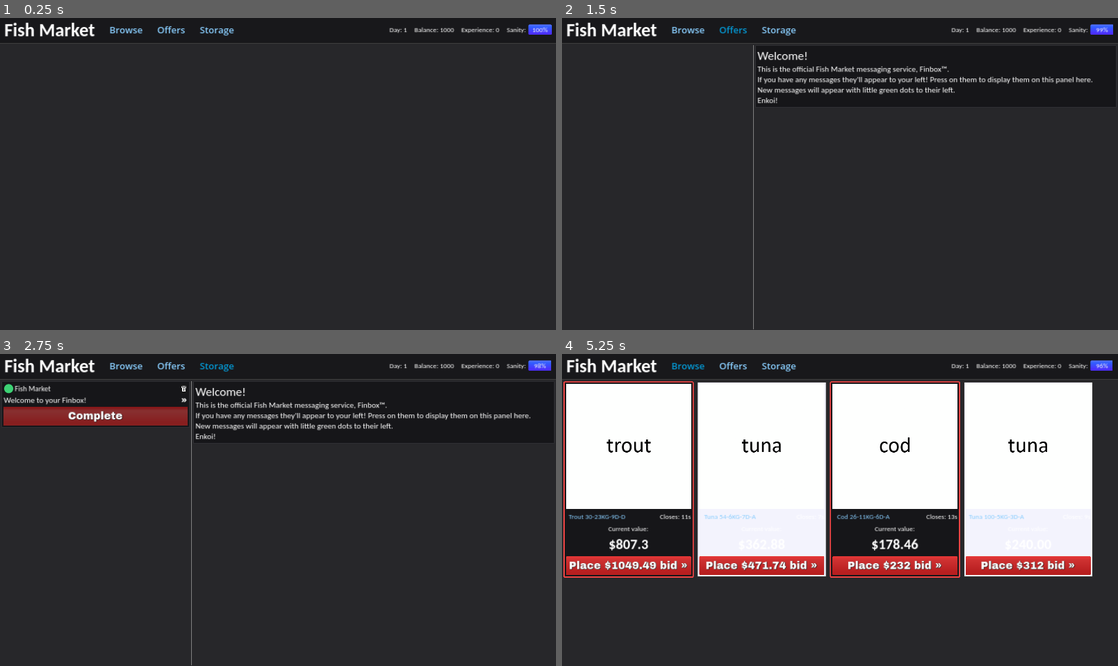
Above: before the commit, frames 1-4 (two rows, left to right).
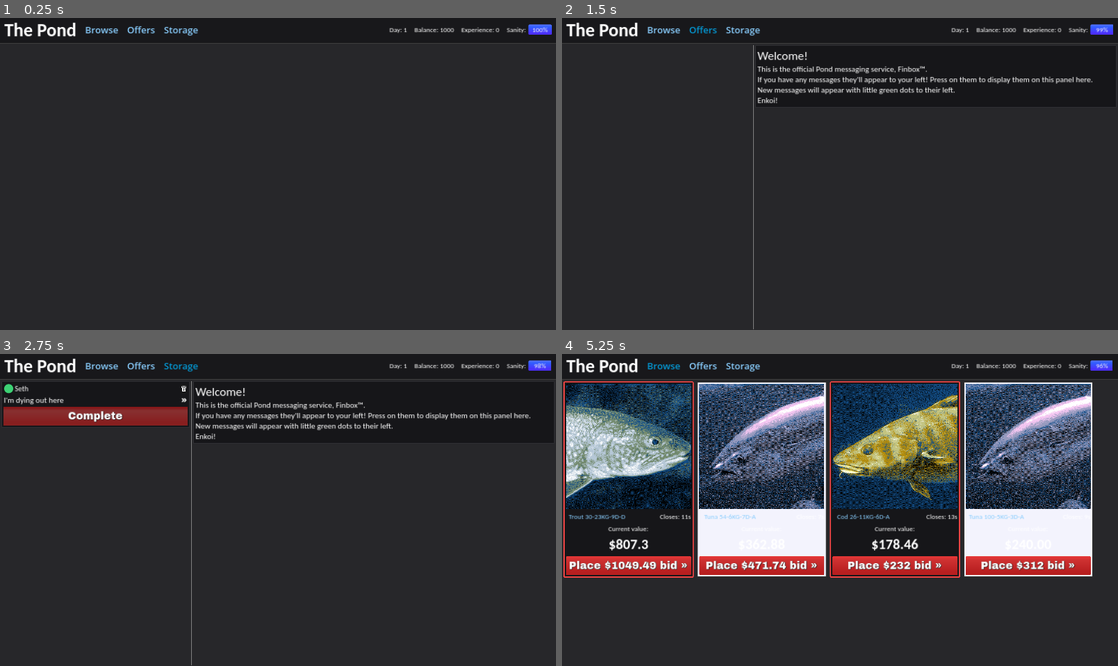
Above: after the commit, the same moments.

Repository: nirefi/fish
Game: Godot game, scene res://scenes/main.tscn
Same seed, same stepped clock (60 frames per second), same inputs: the game is played once before the commit and once after it.
Inputs (mouse positions are in pixels of both pictures, inside the frame that each line leads up to):
- Up to frame 1 (0.25 s): no input
- Up to frame 2 (1.5 s): click "Browse" at 0.5 s; click "Offers" at 1.25 s
- Up to frame 3 (2.75 s): click "Storage" at 2 s
- Up to frame 4 (5.25 s): click (745, 400) at 2.75 s; click (656, 416) at 3.52 s; click (745, 388) at 4.27 s; click "Browse" at 5 s

The runs differ from the first frame. In frame 1, 0.8% of the frame differs, in the area x 0-43%, y 1-7%; in frame 2, 1.1%; in frame 3, 1.3%; in frame 4, 36%, in the area x 0-96%, y 1-50%.

Commit message:
assets n scenes

Diff:
--- a/resources/offers/carter_offer.tres
+++ b/resources/offers/carter_offer.tres
@@ -6,7 +6,7 @@
 script = ExtResource("1_46ru3")
 sender = "Carter"
 intro = "My favourite fish is Thalassoma bifasciatum"
-details = "Unrelated, but can you get me a carp please? I don't care about any qualities. My blue wrasse craves dental. I'll give you $MONEY_REWARD."
+details = "Unrelated, but can you get me a carp please? I don't care about any specifics. My blue wrasse is a FIEND for  cleaning. I'll give you $MONEY_REWARD."
 requirement = "Carp"
 required_quality = 0
 required_size = 0
@@ -18,3 +18,4 @@
 money_reward = 525.5
 exp_reward = 50
 repeatable = false
+random_requirement = false
--- a/resources/offers/oldman_offer.tres
+++ b/resources/offers/oldman_offer.tres
@@ -16,7 +16,7 @@
 exp_requirement = 0
 rarity = 1.0
 has_requirements = true
-money_reward = 600.0
+money_reward = 500.0
 exp_reward = 30
-repeatable = true
+repeatable = false
 random_requirement = true
--- a/resources/offers/welcome_offer.tres
+++ /dev/null
@@ -1,25 +0,0 @@
-[gd_resource type="Resource" script_class="OfferBase" load_steps=2 format=3 uid="uid://dd6110l3jabtm"]
-
-[ext_resource type="Script" path="res://scripts/offer_base.gd" id="1_v3pgh"]
-
-[resource]
-script = ExtResource("1_v3pgh")
-sender = "Fish Market"
-intro = "Welcome to your Finbox!"
-details = "[font_size=42]Welcome![/font_size]
-This is the official Fish Market messaging service, Finbox™.
-If you have any messages they'll appear to your left! Press on them to display them on this panel here.
-New messages will appear with little green dots to their left.
-Enkoi!"
-requirement = ""
-required_quality = 0
-required_size = 0
-required_expiration = 0
-required_alive = false
-exp_requirement = 0
-rarity = 1.0
-has_requirements = false
-money_reward = 0.0
-exp_reward = 0
-repeatable = false
-random_requirement = false
--- a/scenes/complete_button.tscn
+++ /dev/null
@@ -1,48 +0,0 @@
-[gd_scene load_steps=5 format=3 uid="uid://dohr7hhj6jbxq"]
-
-[ext_resource type="Texture2D" uid="uid://b1xcid3xkabhb" path="res://styles/red_gradient.tres" id="1_2c1yp"]
-[ext_resource type="FontFile" uid="uid://t2hpkutmm130" path="res://assets/fonts/ArchivoBlack-Regular.ttf" id="2_rtswh"]
-
-[sub_resource type="StyleBoxFlat" id="StyleBoxFlat_raatd"]
-corner_radius_top_left = 4
-corner_radius_top_right = 4
-corner_radius_bottom_right = 4
-corner_radius_bottom_left = 4
-
-[sub_resource type="StyleBoxFlat" id="StyleBoxFlat_hytt6"]
-content_margin_left = 15.0
-content_margin_top = 10.0
-content_margin_right = 15.0
-content_margin_bottom = 10.0
-bg_color = Color(0, 0, 0, 0)
-
-[node name="CompleteButton" type="PanelContainer"]
-clip_children = 2
-custom_minimum_size = Vector2(0, 40)
-size_flags_horizontal = 3
-size_flags_vertical = 4
-theme_override_styles/panel = SubResource("StyleBoxFlat_raatd")
-
-[node name="TextureRect" type="TextureRect" parent="."]
-layout_mode = 2
-texture = ExtResource("1_2c1yp")
-expand_mode = 2
-
-[node name="CompleteLabel" type="Label" parent="."]
-custom_minimum_size = Vector2(200, 0)
-layout_mode = 2
-theme_override_colors/font_color = Color(1, 1, 1, 1)
-theme_override_colors/font_shadow_color = Color(0, 0, 0, 1)
-theme_override_fonts/font = ExtResource("2_rtswh")
-theme_override_font_sizes/font_size = 36
-text = "Complete"
-horizontal_alignment = 1
-
-[node name="CompleteButton" type="Button" parent="."]
-custom_minimum_size = Vector2(0, 65)
-layout_mode = 2
-mouse_default_cursor_shape = 2
-theme_override_colors/font_color = Color(1, 1, 1, 1)
-theme_override_fonts/font = ExtResource("2_rtswh")
-theme_override_font_sizes/font_size = 32
-theme_override_styles/normal = SubResource("StyleBoxFlat_hytt6")
--- /dev/null
+++ b/scenes/info_popout.tscn
@@ -0,0 +1,80 @@
+[gd_scene load_steps=6 format=3 uid="uid://cy61s0ll4188o"]
+
+[ext_resource type="LabelSettings" uid="uid://dnauixj4kauah" path="res://styles/default_label.tres" id="1_eowaw"]
+[ext_resource type="Texture2D" uid="uid://ysitj8f43bom" path="res://assets/sprites/exit.png" id="2_xcjiu"]
+
+[sub_resource type="StyleBoxFlat" id="StyleBoxFlat_wsert"]
+bg_color = Color(0, 0, 0, 0)
+corner_radius_top_left = 4
+corner_radius_top_right = 4
+corner_radius_bottom_right = 4
+corner_radius_bottom_left = 4
+
+[sub_resource type="StyleBoxFlat" id="StyleBoxFlat_225m1"]
+bg_color = Color(0.117647, 0.117647, 0.137255, 1)
+corner_radius_top_left = 4
+corner_radius_top_right = 4
+
+[sub_resource type="StyleBoxFlat" id="StyleBoxFlat_jvrxp"]
+bg_color = Color(0.0837253, 0.0837226, 0.0936107, 1)
+corner_radius_bottom_right = 4
+corner_radius_bottom_left = 4
+
+[node name="InfoPopoutContainer" type="PanelContainer"]
+offset_right = 40.0
+offset_bottom = 40.0
+theme_override_styles/panel = SubResource("StyleBoxFlat_wsert")
+
+[node name="VBoxContainer" type="VBoxContainer" parent="."]
+layout_mode = 2
+theme_override_constants/separation = 0
+
+[node name="Topbar" type="PanelContainer" parent="VBoxContainer"]
+layout_mode = 2
+theme_override_styles/panel = SubResource("StyleBoxFlat_225m1")
+
+[node name="MarginContainer" type="MarginContainer" parent="VBoxContainer/Topbar"]
+layout_mode = 2
+theme_override_constants/margin_left = 4
+theme_override_constants/margin_top = 2
+theme_override_constants/margin_right = 2
+theme_override_constants/margin_bottom = 2
+
+[node name="HBoxContainer" type="HBoxContainer" parent="VBoxContainer/Topbar/MarginContainer"]
+layout_mode = 2
+
+[node name="TitleLabel" type="Label" parent="VBoxContainer/Topbar/MarginContainer/HBoxContainer"]
+layout_mode = 2
+size_flags_horizontal = 3
+text = "Details"
+label_settings = ExtResource("1_eowaw")
+
+[node name="CloseButton" type="TextureButton" parent="VBoxContainer/Topbar/MarginContainer/HBoxContainer"]
+layout_mode = 2
+texture_normal = ExtResource("2_xcjiu")
+texture_pressed = ExtResource("2_xcjiu")
+texture_hover = ExtResource("2_xcjiu")
+texture_disabled = ExtResource("2_xcjiu")
+texture_focused = ExtResource("2_xcjiu")
+
+[node name="PanelContainer" type="PanelContainer" parent="VBoxContainer"]
+layout_mode = 2
+theme_override_styles/panel = SubResource("StyleBoxFlat_jvrxp")
+
+[node name="MarginContainer" type="MarginContainer" parent="VBoxContainer/PanelContainer"]
+layout_mode = 2
+theme_override_constants/margin_left = 5
+theme_override_constants/margin_top = 5
+theme_override_constants/margin_right = 5
+theme_override_constants/margin_bottom = 5
+
+[node name="StatsLabel" type="Label" parent="VBoxContainer/PanelContainer/MarginContainer"]
+layout_mode = 2
+text = "Name: Snapper
+Quality: 100
+Weight: 45KG
+Expires in: 4 days
+Alive: Yes
+Base value: $600.00
+Price bought for: $1200.00"
+label_settings = ExtResource("1_eowaw")
--- a/scenes/item.tscn
+++ b/scenes/item.tscn
@@ -111,6 +111,8 @@
 theme_override_constants/separation = 10
 
 [node name="IconTexture" type="TextureRect" parent="MarginContainer/VBoxContainer"]
+texture_filter = 2
+texture_repeat = 1
 layout_mode = 2
 texture = ExtResource("2_vbjyg")
 expand_mode = 5
--- a/scenes/main.tscn
+++ b/scenes/main.tscn
@@ -76,19 +76,20 @@
 
 [node name="ButtonsContainer" type="HBoxContainer" parent="VBoxContainer/PanelContainer/MarginContainer/HBoxContainer"]
 layout_mode = 2
-size_flags_horizontal = 3
-theme_override_constants/separation = 50
+size_flags_horizontal = 2
+size_flags_vertical = 4
+theme_override_constants/separation = 30
 
 [node name="TitleLabel" type="Label" parent="VBoxContainer/PanelContainer/MarginContainer/HBoxContainer/ButtonsContainer"]
 layout_mode = 2
 theme_override_colors/font_color = Color(1, 1, 1, 1)
 theme_override_fonts/font = ExtResource("1_5djqf")
 theme_override_font_sizes/font_size = 64
-text = "Fish Market"
+text = "The Pond"
+vertical_alignment = 1
 
 [node name="BrowseButton" type="Button" parent="VBoxContainer/PanelContainer/MarginContainer/HBoxContainer/ButtonsContainer"]
 layout_mode = 2
-size_flags_vertical = 4
 mouse_default_cursor_shape = 2
 theme_override_colors/font_hover_color = Color(0.0117647, 0.592157, 0.827451, 1)
 theme_override_colors/font_pressed_color = Color(0.0117647, 0.592157, 0.827451, 1)
@@ -104,7 +105,6 @@
 
 [node name="OffersButton" type="Button" parent="VBoxContainer/PanelContainer/MarginContainer/HBoxContainer/ButtonsContainer"]
 layout_mode = 2
-size_flags_vertical = 4
 mouse_default_cursor_shape = 2
 theme_override_colors/font_hover_color = Color(0.0117647, 0.592157, 0.827451, 1)
 theme_override_colors/font_pressed_color = Color(0.0117647, 0.592157, 0.827451, 1)
@@ -120,7 +120,6 @@
 
 [node name="StorageButton" type="Button" parent="VBoxContainer/PanelContainer/MarginContainer/HBoxContainer/ButtonsContainer"]
 layout_mode = 2
-size_flags_vertical = 4
 mouse_default_cursor_shape = 2
 theme_override_colors/font_hover_color = Color(0.0117647, 0.592157, 0.827451, 1)
 theme_override_colors/font_pressed_color = Color(0.0117647, 0.592157, 0.827451, 1)
@@ -194,9 +193,7 @@
 anchors_preset = 4
 anchor_top = 0.5
 anchor_bottom = 0.5
-offset_left = 0.0
 offset_top = -495.0
-offset_right = 64.0
 offset_bottom = -431.0
 grow_vertical = 2
 size_flags_horizontal = 0
--- a/scenes/offers_list.tscn
+++ b/scenes/offers_list.tscn
@@ -1,12 +1,34 @@
-[gd_scene load_steps=8 format=3 uid="uid://ck81xid0a5k6l"]
+[gd_scene load_steps=9 format=3 uid="uid://ck81xid0a5k6l"]
 
 [ext_resource type="FontFile" uid="uid://grerfhlep4mj" path="res://assets/fonts/Carlito-Regular.ttf" id="1_f58a4"]
 [ext_resource type="Script" path="res://scripts/offers_list.gd" id="1_xol3n"]
-[ext_resource type="Resource" uid="uid://dd6110l3jabtm" path="res://resources/offers/welcome_offer.tres" id="2_hh3qg"]
 [ext_resource type="FontFile" uid="uid://ccwh3re7anpp4" path="res://assets/fonts/Carlito-BoldItalic.ttf" id="2_lujms"]
+[ext_resource type="Script" path="res://scripts/offer_base.gd" id="2_yw7kq"]
 [ext_resource type="FontFile" uid="uid://iqvuuoko6x0p" path="res://assets/fonts/Carlito-Bold.ttf" id="3_cgi72"]
 
 [sub_resource type="StyleBoxEmpty" id="StyleBoxEmpty_k4nt1"]
+
+[sub_resource type="Resource" id="Resource_itvcv"]
+script = ExtResource("2_yw7kq")
+sender = "Fish Market"
+intro = "Welcome to your Finbox!"
+details = "[font_size=42]Welcome![/font_size]
+This is the official Fish Market messaging service, Finbox™.
+If you have any messages they'll appear to your left! Press on them to display them on this panel here.
+New messages will appear with little green dots to their left.
+Enkoi!"
+requirement = ""
+required_quality = 0
+required_size = 0
+required_expiration = 0
+required_alive = false
+exp_requirement = 0
+rarity = 1.0
+has_requirements = false
+money_reward = 0.0
+exp_reward = 0
+repeatable = false
+random_requirement = false
 
 [sub_resource type="StyleBoxFlat" id="StyleBoxFlat_jwji5"]
 bg_color = Color(0.0862745, 0.0862745, 0.0980392, 1)
@@ -28,7 +50,7 @@
 grow_vertical = 2
 theme_override_styles/panel = SubResource("StyleBoxEmpty_k4nt1")
 script = ExtResource("1_xol3n")
-default_offer = ExtResource("2_hh3qg")
+default_offer = SubResource("Resource_itvcv")
 
 [node name="MarginContainer" type="MarginContainer" parent="."]
 layout_mode = 2
@@ -77,7 +99,7 @@
 theme_override_font_sizes/normal_font_size = 28
 bbcode_enabled = true
 text = "[font_size=42]Welcome![/font_size]
-This is the official Fish Market messaging service, Finbox™.
+This is the official Pond messaging service, Finbox™.
 If you have any messages they'll appear to your left! Press on them to display them on this panel here.
 New messages will appear with little green dots to their left.
 Enkoi!"
--- /dev/null
+++ b/scenes/storage_container.tscn
@@ -0,0 +1,52 @@
+[gd_scene load_steps=3 format=3 uid="uid://nltqeexsfhcg"]
+
+[ext_resource type="PackedScene" uid="uid://ccsu2r2q0gswk" path="res://scenes/storage_item.tscn" id="1_es5fa"]
+
+[sub_resource type="StyleBoxEmpty" id="StyleBoxEmpty_m7t8g"]
+
+[node name="StorageContainer" type="PanelContainer"]
+anchors_preset = 15
+anchor_right = 1.0
+anchor_bottom = 1.0
+grow_horizontal = 2
+grow_vertical = 2
+theme_override_styles/panel = SubResource("StyleBoxEmpty_m7t8g")
+
+[node name="MarginContainer" type="MarginContainer" parent="."]
+layout_mode = 2
+theme_override_constants/margin_left = 5
+theme_override_constants/margin_top = 5
+theme_override_constants/margin_right = 5
+theme_override_constants/margin_bottom = 5
+
+[node name="ItemListScrollContainer" type="ScrollContainer" parent="MarginContainer"]
+layout_mode = 2
+horizontal_scroll_mode = 0
+
+[node name="GridContainer" type="GridContainer" parent="MarginContainer/ItemListScrollContainer"]
+layout_mode = 2
+size_flags_horizontal = 6
+theme_override_constants/h_separation = 10
+theme_override_constants/v_separation = 10
+columns = 6
+
+[node name="StorageItem" parent="MarginContainer/ItemListScrollContainer/GridContainer" instance=ExtResource("1_es5fa")]
+layout_mode = 2
+
+[node name="StorageItem2" parent="MarginContainer/ItemListScrollContainer/GridContainer" instance=ExtResource("1_es5fa")]
+layout_mode = 2
+
+[node name="StorageItem3" parent="MarginContainer/ItemListScrollContainer/GridContainer" instance=ExtResource("1_es5fa")]
+layout_mode = 2
+
+[node name="StorageItem4" parent="MarginContainer/ItemListScrollContainer/GridContainer" instance=ExtResource("1_es5fa")]
+layout_mode = 2
+
+[node name="StorageItem5" parent="MarginContainer/ItemListScrollContainer/GridContainer" instance=ExtResource("1_es5fa")]
+layout_mode = 2
+
+[node name="StorageItem6" parent="MarginContainer/ItemListScrollContainer/GridContainer" instance=ExtResource("1_es5fa")]
+layout_mode = 2
+
+[node name="StorageItem7" parent="MarginContainer/ItemListScrollContainer/GridContainer" instance=ExtResource("1_es5fa")]
+layout_mode = 2
--- /dev/null
+++ b/scenes/storage_item.tscn
@@ -0,0 +1,100 @@
+[gd_scene load_steps=12 format=3 uid="uid://ccsu2r2q0gswk"]
+
+[ext_resource type="StyleBox" uid="uid://dxfykvwb0p6v5" path="res://styles/item_unchanged.tres" id="1_cxb66"]
+[ext_resource type="Texture2D" uid="uid://c4kktsll1rih7" path="res://assets/sprites/snapper-icon.png" id="2_id80s"]
+[ext_resource type="FontFile" uid="uid://grerfhlep4mj" path="res://assets/fonts/Carlito-Regular.ttf" id="3_lmwy0"]
+[ext_resource type="Texture2D" uid="uid://b1xcid3xkabhb" path="res://styles/red_gradient.tres" id="4_g2140"]
+[ext_resource type="FontFile" uid="uid://t2hpkutmm130" path="res://assets/fonts/ArchivoBlack-Regular.ttf" id="5_0t2sg"]
+
+[sub_resource type="StyleBoxEmpty" id="StyleBoxEmpty_g8ocy"]
+
+[sub_resource type="StyleBoxEmpty" id="StyleBoxEmpty_3il7k"]
+
+[sub_resource type="StyleBoxEmpty" id="StyleBoxEmpty_513by"]
+
+[sub_resource type="StyleBoxEmpty" id="StyleBoxEmpty_hhqlm"]
+
+[sub_resource type="StyleBoxFlat" id="StyleBoxFlat_xljqk"]
+corner_radius_top_left = 4
+corner_radius_top_right = 4
+corner_radius_bottom_right = 4
+corner_radius_bottom_left = 4
+
+[sub_resource type="StyleBoxFlat" id="StyleBoxFlat_nopt1"]
+content_margin_left = 15.0
+content_margin_top = 10.0
+content_margin_right = 15.0
+content_margin_bottom = 10.0
+bg_color = Color(0, 0, 0, 0)
+
+[node name="StorageItem" type="PanelContainer"]
+offset_right = 40.0
+offset_bottom = 40.0
+theme_override_styles/panel = ExtResource("1_cxb66")
+
+[node name="MarginContainer" type="MarginContainer" parent="."]
+layout_mode = 2
+theme_override_constants/margin_left = 5
+theme_override_constants/margin_top = 5
+theme_override_constants/margin_right = 5
+theme_override_constants/margin_bottom = 5
+
+[node name="VBoxContainer" type="VBoxContainer" parent="MarginContainer"]
+layout_mode = 2
+theme_override_constants/separation = 10
+
+[node name="IconTexture" type="TextureRect" parent="MarginContainer/VBoxContainer"]
+layout_mode = 2
+texture = ExtResource("2_id80s")
+expand_mode = 5
+
+[node name="HBoxContainer" type="HBoxContainer" parent="MarginContainer/VBoxContainer"]
+layout_mode = 2
+
+[node name="DetailsButton" type="Button" parent="MarginContainer/VBoxContainer/HBoxContainer"]
+layout_mode = 2
+size_flags_horizontal = 3
+mouse_default_cursor_shape = 2
+theme_override_colors/font_hover_pressed_color = Color(0.533333, 0.8, 0.988235, 1)
+theme_override_colors/font_hover_color = Color(0.533333, 0.8, 0.988235, 1)
+theme_override_colors/font_pressed_color = Color(0.533333, 0.8, 0.988235, 1)
+theme_override_colors/font_focus_color = Color(0.533333, 0.8, 0.988235, 1)
+theme_override_colors/font_color = Color(0.533333, 0.8, 0.988235, 1)
+theme_override_fonts/font = ExtResource("3_lmwy0")
+theme_override_font_sizes/font_size = 24
+theme_override_styles/focus = SubResource("StyleBoxEmpty_g8ocy")
+theme_override_styles/hover = SubResource("StyleBoxEmpty_3il7k")
+theme_override_styles/pressed = SubResource("StyleBoxEmpty_513by")
+theme_override_styles/normal = SubResource("StyleBoxEmpty_hhqlm")
+text = "Snapper 100-45KG-10D-N"
+
+[node name="BidButtonContainer" type="PanelContainer" parent="MarginContainer/VBoxContainer"]
+clip_children = 2
+custom_minimum_size = Vector2(0, 40)
+layout_mode = 2
+size_flags_horizontal = 3
+size_flags_vertical = 4
+theme_override_styles/panel = SubResource("StyleBoxFlat_xljqk")
+
+[node name="TextureRect" type="TextureRect" parent="MarginContainer/VBoxContainer/BidButtonContainer"]
+layout_mode = 2
+texture = ExtResource("4_g2140")
+expand_mode = 2
+
+[node name="BidText" type="Label" parent="MarginContainer/VBoxContainer/BidButtonContainer"]
+layout_mode = 2
+theme_override_colors/font_color = Color(1, 1, 1, 1)
+theme_override_colors/font_shadow_color = Color(0, 0, 0, 1)
+theme_override_fonts/font = ExtResource("5_0t2sg")
+theme_override_font_sizes/font_size = 36
+text = "Sell: $600 »"
+horizontal_alignment = 1
+
+[node name="BidButton" type="Button" parent="MarginContainer/VBoxContainer/BidButtonContainer"]
+custom_minimum_size = Vector2(0, 65)
+layout_mode = 2
+mouse_default_cursor_shape = 2
+theme_override_colors/font_color = Color(1, 1, 1, 1)
+theme_override_fonts/font = ExtResource("5_0t2sg")
+theme_override_font_sizes/font_size = 32
+theme_override_styles/normal = SubResource("StyleBoxFlat_nopt1")
Binary file changed: assets/sprites/carp-icon.png
Binary file changed: assets/sprites/catfish-icon.png
Binary file changed: assets/sprites/cod-icon.png
Binary file changed: assets/sprites/exit.png
Binary file changed: assets/sprites/herring-icon.png
Binary file changed: assets/sprites/pike-icon.png
Binary file changed: assets/sprites/salmon-icon.png
Binary file changed: assets/sprites/trout-icon.png
Binary file changed: assets/sprites/tuna-icon.png
